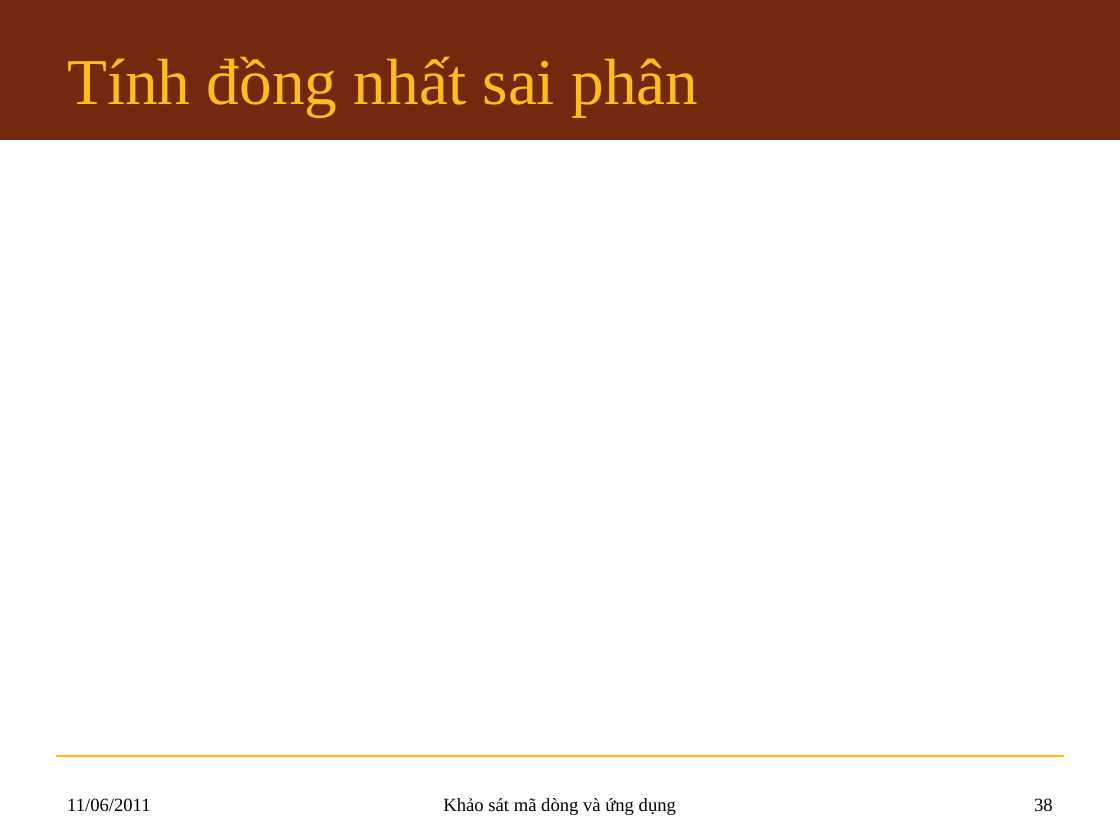
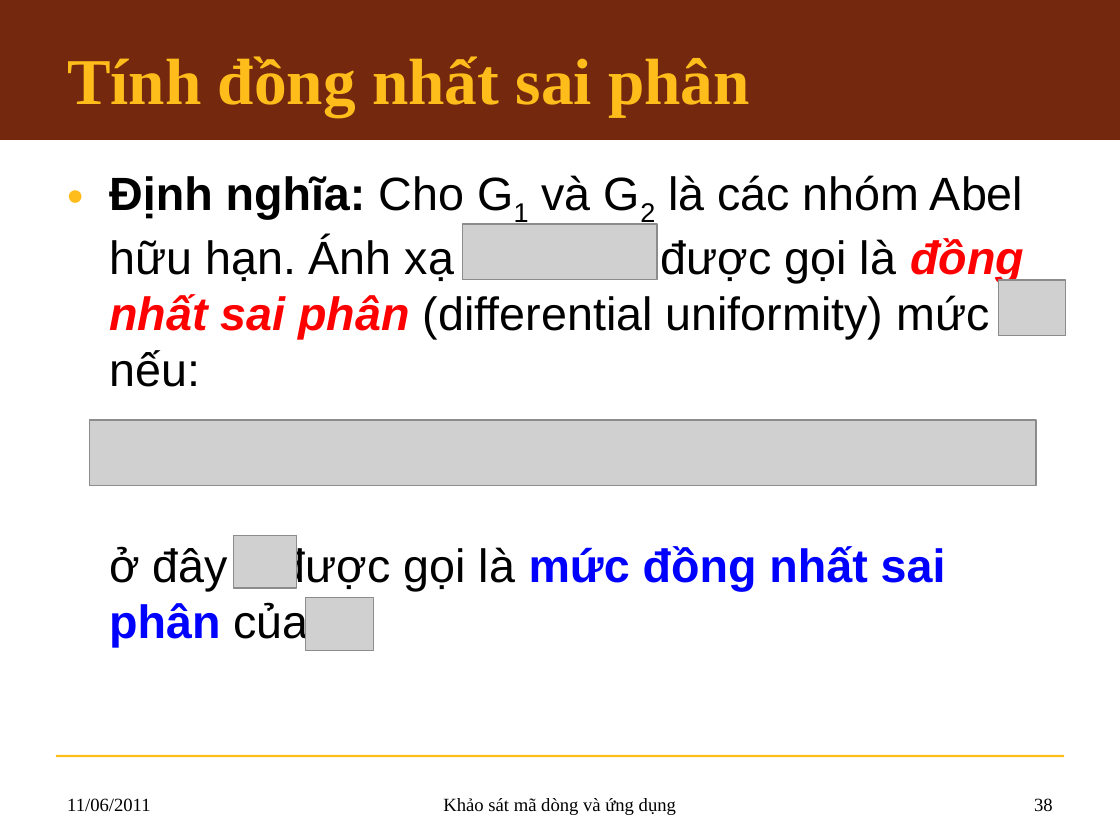
Before and after one commit to hemprasad/lvmm-sc, a slide deck: slide 38 of 7.Slide/KLTN_Slide.pptx. Drawn at 1120x840 pixels with LibreOffice and Linux fonts; fonts in the diff are those of the drawing; grey boxes stand for pictures; background and template pictures are left out. Boxes give left, top, right and bottom in pixels: in the first picture for what was removed or moved away, otherwise in the second. Text is boxed around its words. In the diff, an @@ line names an element or a change of style, - is before the commit and + after.

```diff
--- a/7.Slide/KLTN_Slide.pptx
+++ b/7.Slide/KLTN_Slide.pptx
@@ title "Tính đồng nhất sai phân" at [67, 56, 750, 117]: bold on @@
@@ text added at [109, 175, 1025, 647], 30 pt, text #000000 @@
+• Định nghĩa: Cho G1 và G2 là các nhóm Abel hữu hạn. Ánh xạ được gọi là đồng nhất sai phân (differential uniformity) mức nếu:
+ở đây được gọi là mức đồng nhất sai phân của .
@@ picture added at [463, 224, 657, 280] @@
@@ picture added at [999, 280, 1066, 336] @@
@@ picture added at [90, 420, 1036, 485] @@
@@ picture added at [233, 535, 297, 588] @@
@@ picture added at [306, 597, 374, 650] @@
```
Also in this commit, not shown: 35 other slides changed, 6 slides added.
